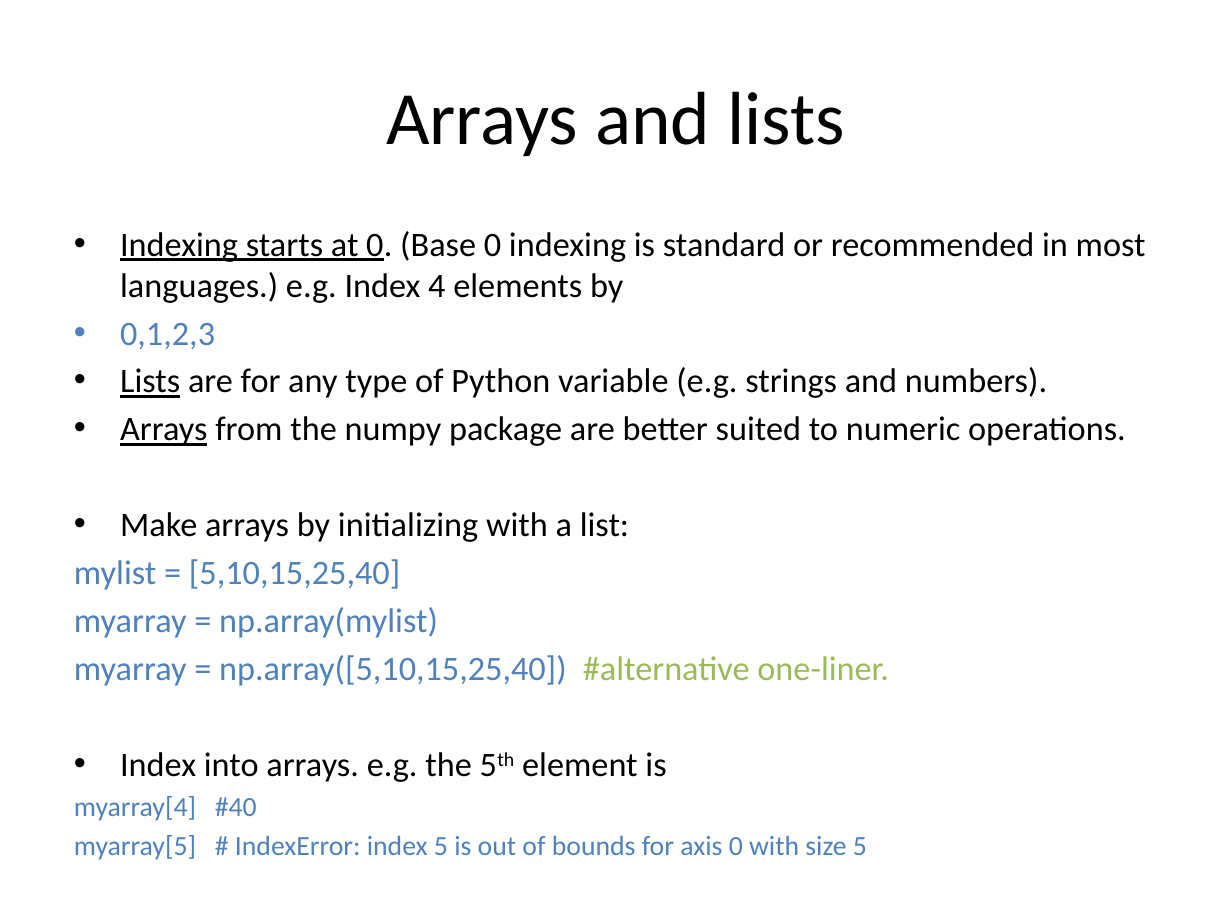
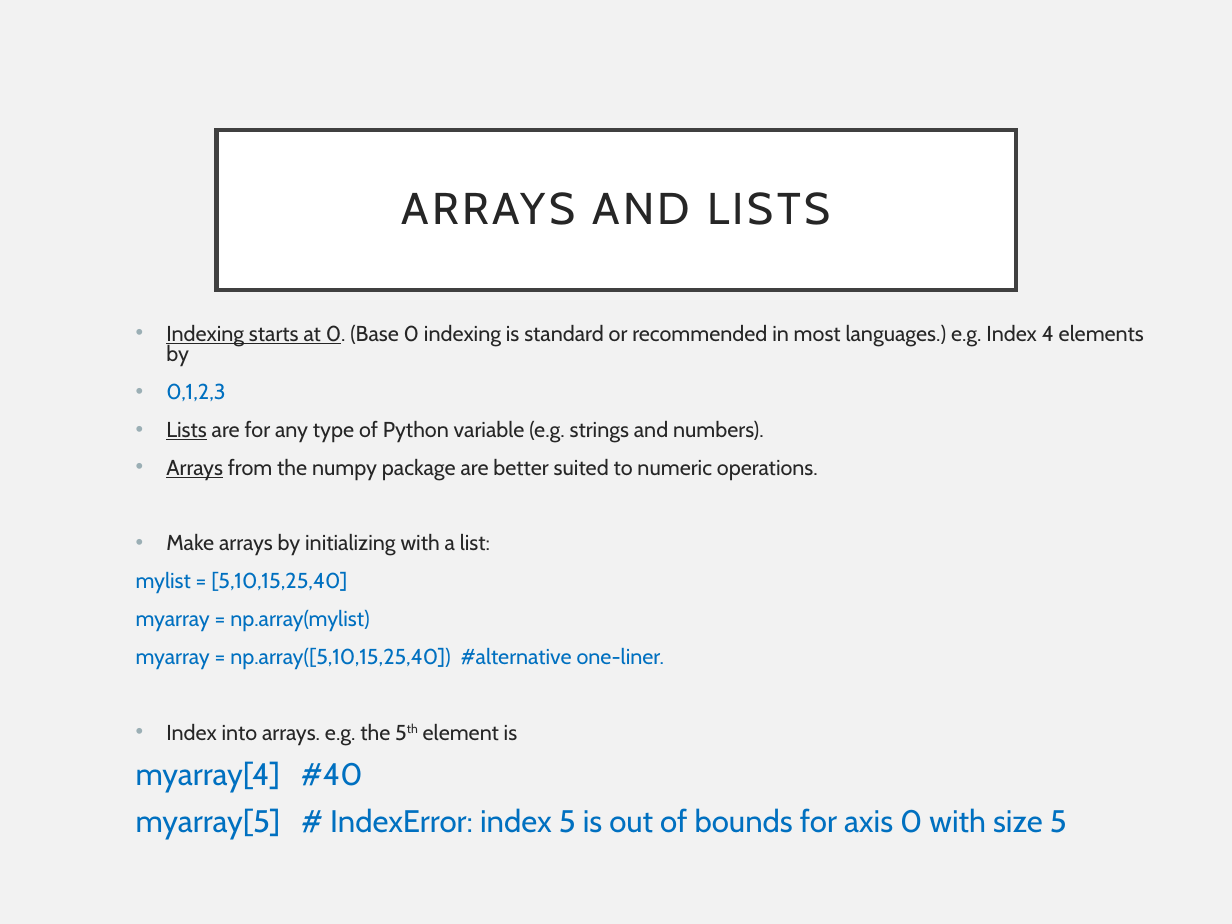
Before and after one commit to pradau/python_for_psychologists, a slide deck: slide 17 of Python_intro_lecture.pptx. Drawn at 1232x924 pixels with LibreOffice and Linux fonts; fonts in the diff are those of the drawing. Boxes give left, top, right and bottom in pixels: in the first picture for what was removed or moved away, otherwise in the second. Text is boxed around its words. In the diff, an @@ line names an element or a change of style, - is before the commit and + after.

```diff
--- a/Python_intro_lecture.pptx
+++ b/Python_intro_lecture.pptx
@@ background #FFFFFF to #F2F2F2 @@
@@ title "ARRAYS AND LISTS": place and size @@
-title "ARRAYS AND LISTS" at <box>386,91,845,156</box>
+title "ARRAYS AND LISTS" at <box>217,129,1016,290</box>
@@ title "ARRAYS AND LISTS" at <box>217,129,1016,290</box>: fill none to #FFFFFF; outline none to #404040 2.5 pt @@
@@ title at <box>402,192,830,225</box>: text changed; size 44 to 26 pt; font Calibri to Cabin; text colour #000000 to #262626 @@
-Arrays and lists
+ARRAYS AND LISTS
@@ text "Indexing starts at 0. (Base ...": place and size @@
-text "Indexing starts at 0. (Base ..." at <box>74,231,1146,860</box>
+text "Indexing starts at 0. (Base ..." at <box>136,325,1144,839</box>
@@ text "Indexing starts at 0. (Base ..." at <box>136,325,1144,839</box>: size 20 to 12.6 pt in "Indexing starts at 0. (Base 0 indexing ...", "0,1,2,3", "Lists are for any type of Python ...", "Arrays from the numpy package are better ..." and 5 more places; font Calibri to Cabin; text colour #000000 to #262626 in "Indexing starts at 0. (Base 0 indexing ...", "Lists are for any type of Python ...", "Arrays from the numpy package are better ...", "Make arrays by initializing with a list:" and 1 more places; text colour #4F81BD to #0070C0 in "0,1,2,3", "mylist = [5,10,15,25,40]", "myarray = np.array(mylist)", "myarray = np.array([5,10,15,25,40])" and 2 more places; text colour #9BBB59 to #0070C0 in "#alternative one-liner."; size 16.2 to 18.2 pt in "myarray[4] #40", "myarray[5] # IndexError: index 5 is out ..."; indent changed; line spacing 1 to 0.8; more space between paragraphs @@
```
Also in this commit, not shown: 24 other slides changed, 3 slides added, 2 slides removed.
